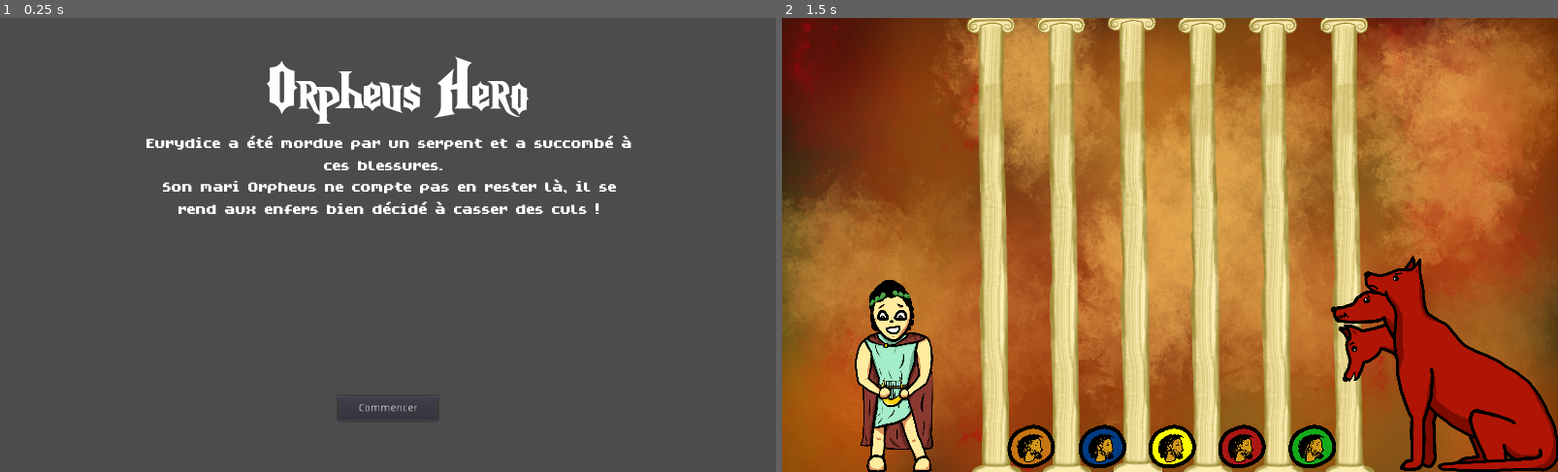
Above: before the commit, frames 1-2 (left to right).
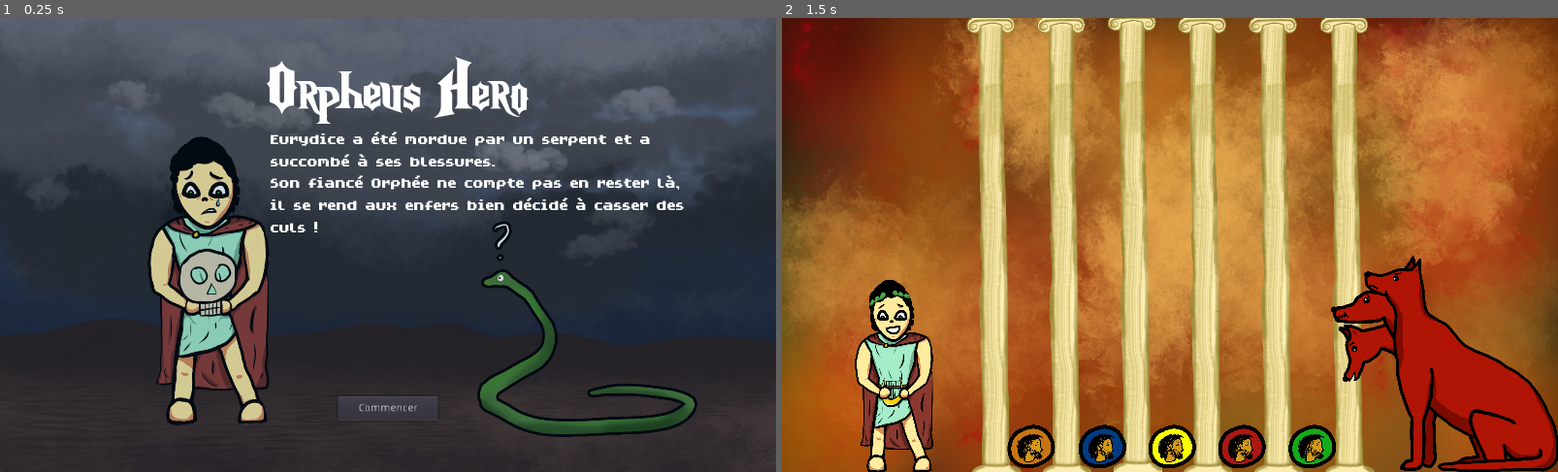
Above: after the commit, the same moments.

Repository: MarianPoirot/OrpheusHero
Game: Godot game, scene res://Scenes/UI/OpeningUI.tscn
Same seed, same stepped clock (60 frames per second), same inputs: the game is played once before the commit and once after it. Sound files missing from this copy of the repository are replaced by a short silence.
Inputs:
- Up to frame 1 (0.25 s): no input
- Up to frame 2 (1.5 s): click "Commencer" at 0.5 s; tap Enter at 1.25 s

The runs differ from the first frame. In frame 1, 76% of the frame differs, in the area x 0-100%, y 0-100%; in frame 2, nothing differs.

Commit message:
Sprite opening

Diff:
--- a/Scenes/UI/OpeningUI.tscn
+++ b/Scenes/UI/OpeningUI.tscn
@@ -1,8 +1,9 @@
-[gd_scene load_steps=6 format=2]
+[gd_scene load_steps=7 format=2]
 
 [ext_resource path="res://Scripts/UI/OpeningScript.gd" type="Script" id=1]
 [ext_resource path="res://Assets/Font/Nightmare_Hero_Normal.ttf" type="DynamicFontData" id=2]
 [ext_resource path="res://Assets/Font/HopeGold.ttf" type="DynamicFontData" id=3]
+[ext_resource path="res://Assets/Sprites/opening.png" type="Texture" id=4]
 
 [sub_resource type="DynamicFont" id=2]
 size = 32
@@ -18,6 +19,9 @@
 [node name="CanvasLayer" type="CanvasLayer" parent="."]
 
 [node name="SpriteStart" type="Sprite" parent="CanvasLayer"]
+position = Vector2( 501.778, 299.478 )
+scale = Vector2( 0.56372, 0.56372 )
+texture = ExtResource( 4 )
 
 [node name="TextureButton" type="Button" parent="CanvasLayer"]
 margin_left = 446.0
@@ -27,14 +31,13 @@
 text = "Commencer"
 
 [node name="Lore" type="Label" parent="CanvasLayer"]
-margin_left = 186.0
-margin_top = 150.0
-margin_right = 838.0
-margin_bottom = 297.0
+margin_left = 356.951
+margin_top = 145.0
+margin_right = 907.951
+margin_bottom = 292.0
 custom_fonts/font = SubResource( 2 )
-text = "Eurydice a été mordue par un serpent et a succombé à ces blessures.
-Son mari Orpheus ne compte pas en rester là, il se rend aux enfers bien décidé à casser des culs !"
-align = 1
+text = "Eurydice a été mordue par un serpent et a succombé à ses blessures.
+Son fiancé Orphée ne compte pas en rester là, il se rend aux enfers bien décidé à casser des culs !"
 autowrap = true
 
 [node name="Title" type="Label" parent="CanvasLayer"]
Binary file added: Assets/Sprites/opening.png
Not shown, added: Assets/Sprites/opening.png.import
Binary file added: Assets/Sprites/orpheus-sad.png
Not shown, added: Assets/Sprites/orpheus-sad.png.import
